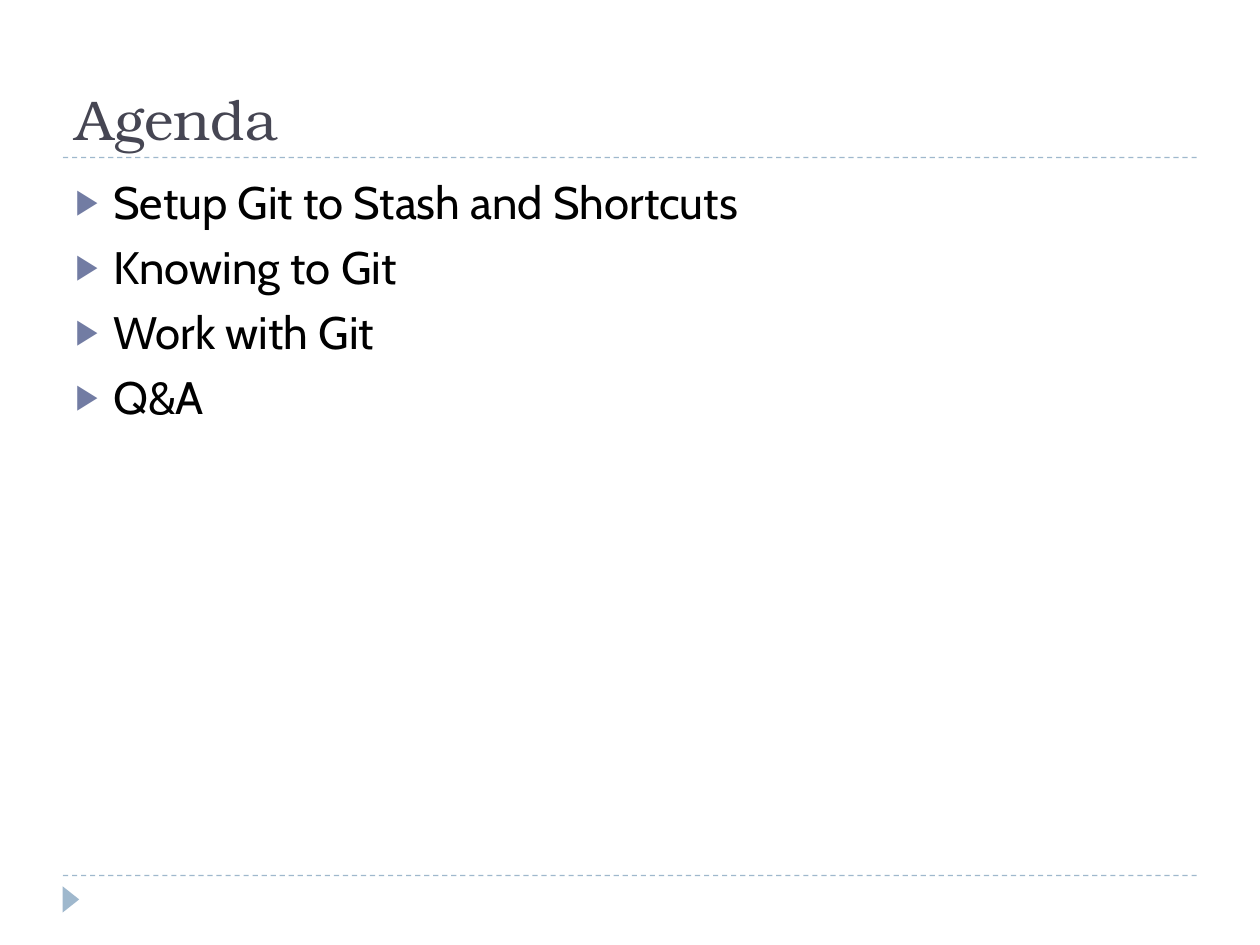
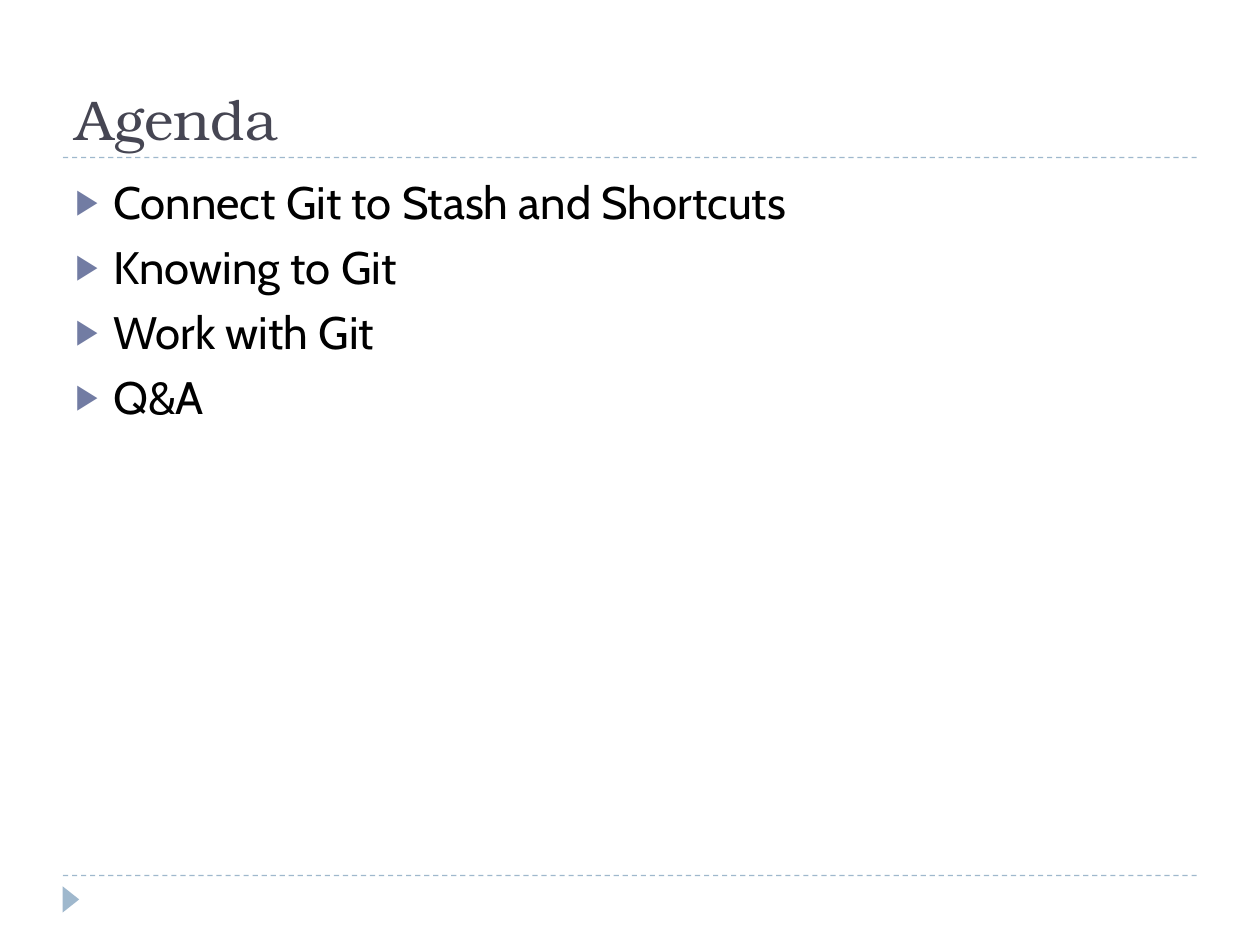
Before and after one commit to SamNiBoy/Trainning, a slide deck: slide 2 of Productivity_Git_Training.pptx. Drawn at 1260x945 pixels with LibreOffice and Linux fonts; fonts in the diff are those of the drawing. Boxes give left, top, right and bottom in pixels: in the first picture for what was removed or moved away, otherwise in the second. Text is boxed around its words. In the diff, an @@ line names an element or a change of style, - is before the commit and + after.

```diff
--- a/Productivity_Git_Training.pptx
+++ b/Productivity_Git_Training.pptx
@@ text at box(113, 185, 786, 220): text changed @@
-▶ Setup Git to Stash and Shortcuts
+▶ Connect Git to Stash and Shortcuts
```
Also in this commit, not shown: 2 other slides changed, 10 slides added, 1 slide removed, 1 other file.
